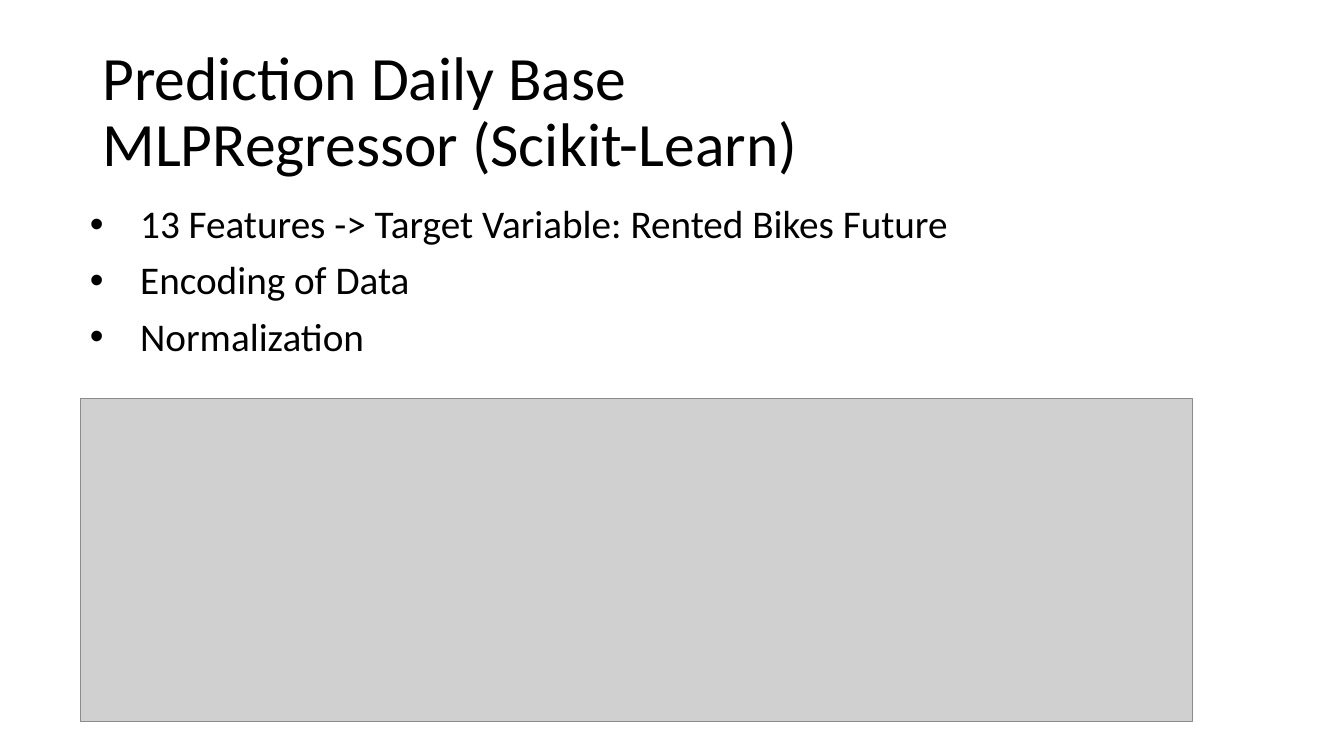
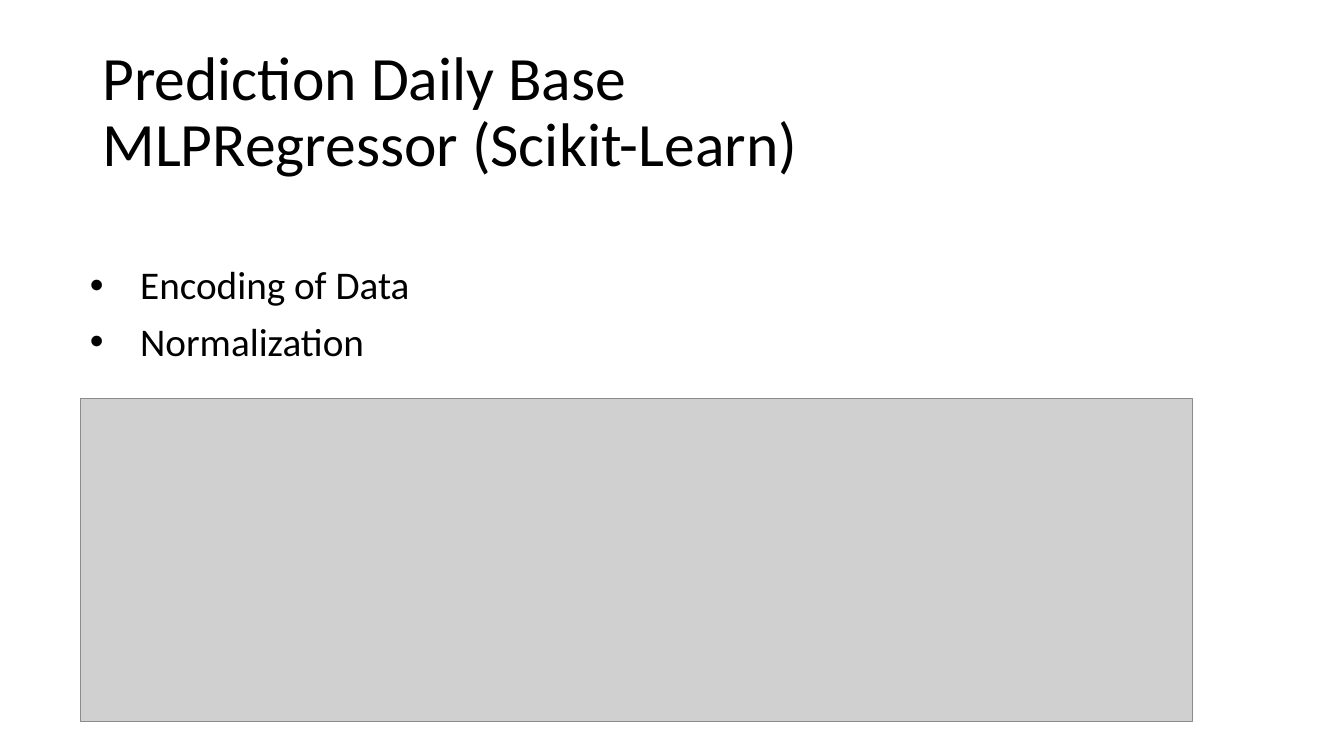
Before and after one commit to dataBikeHsUlm/report, a slide deck: slide 10 of Presentation/Presentation_Kathi/Presentation_Kathi.pptx. Drawn at 1344x756 pixels with LibreOffice and Linux fonts; fonts in the diff are those of the drawing; grey boxes stand for pictures. Boxes give left, top, right and bottom in pixels: in the first picture for what was removed or moved away, otherwise in the second. Text is boxed around its words. In the diff, an @@ line names an element or a change of style, - is before the commit and + after.

```diff
--- a/Presentation/Presentation_Kathi/Presentation_Kathi.pptx
+++ b/Presentation/Presentation_Kathi/Presentation_Kathi.pptx
@@ text at (140, 210, 948, 245): paragraph removed @@
-• 13 Features -> Target Variable: Rented Bikes Future
```
Also in this commit, not shown: 1 other slide changed.
